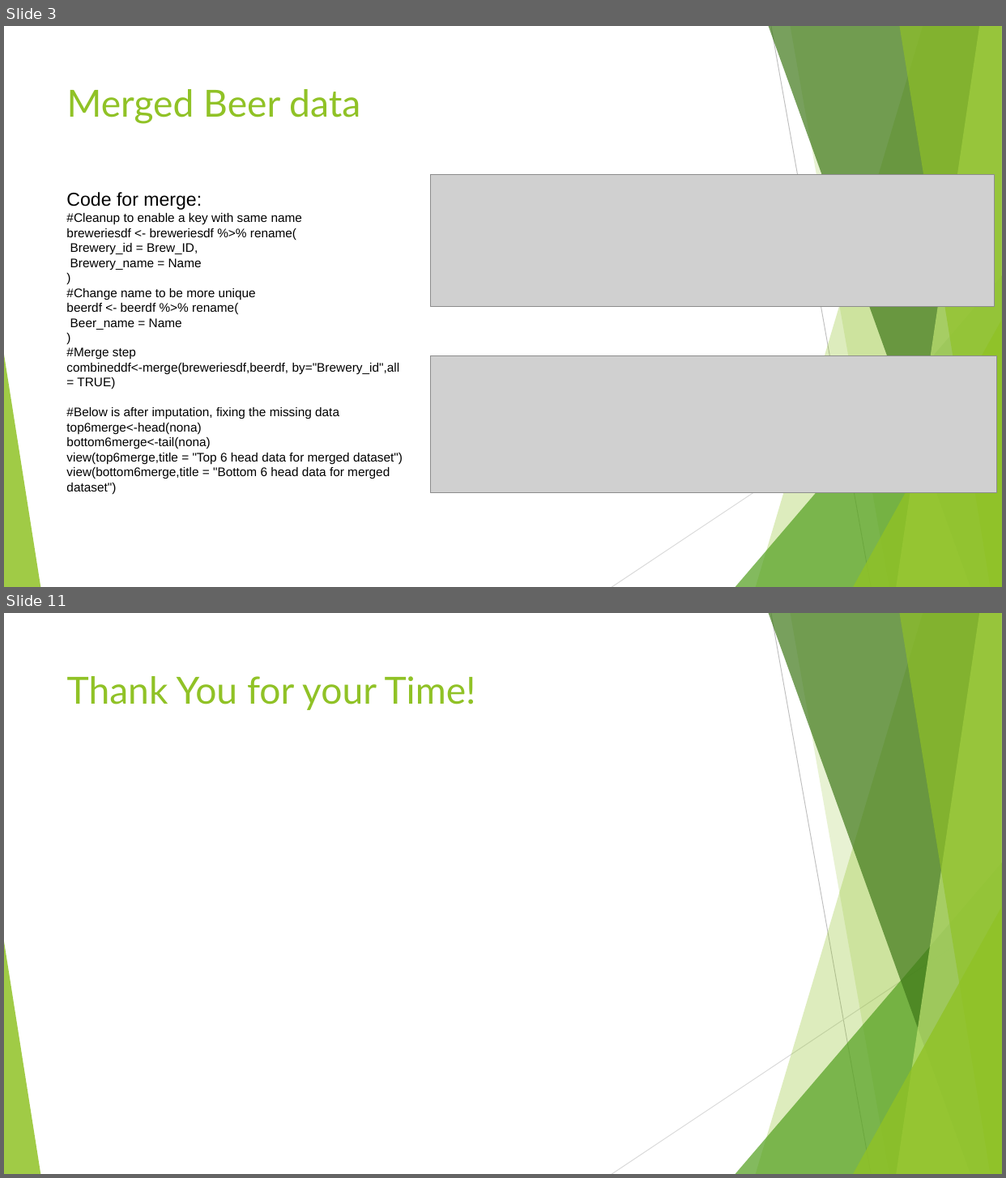
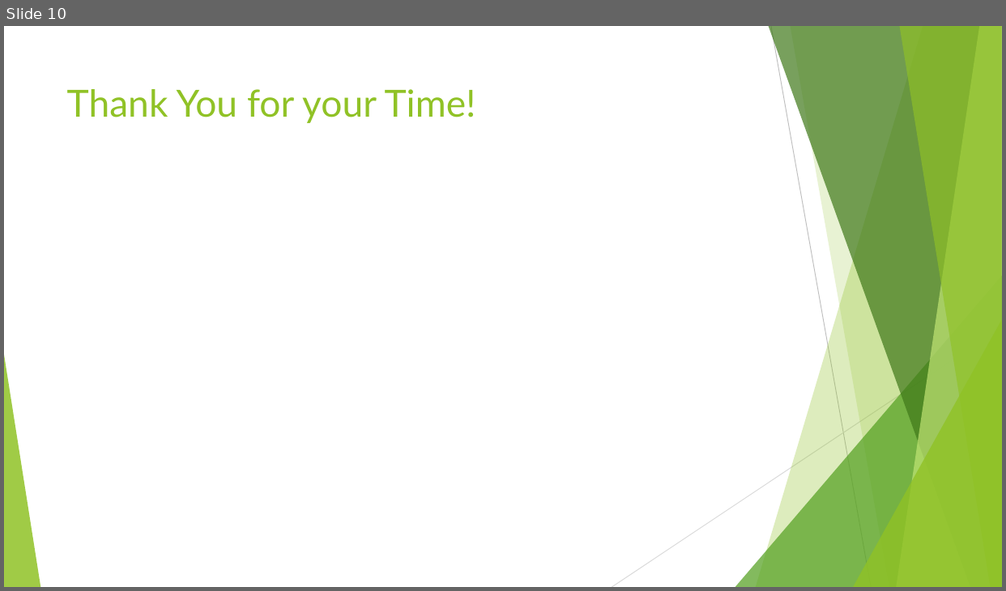
Before and after one commit to malcolmccarlson/DDS-CaseStudy1, a slide deck: MalcolmCarlsonBeerDataEDA.DDS6306.pptx. Shown one above the other, each under a label of ours: slides 3 and 11 before the commit, slide 10 after it; the slides between them are not shown. The pictures are 1006x1178 and 1006x591 pixels, drawn with LibreOffice and Linux fonts; fonts in the diff are those of the drawing; grey boxes stand for pictures. Boxes give left, top, right and bottom in pixels: in the first picture for what was removed or moved away, otherwise in the second. Text is boxed around its words. In the diff, an @@ line names an element or a change of style, - is before the commit and + after.

```diff
--- a/MalcolmCarlsonBeerDataEDA.DDS6306.pptx
+++ b/MalcolmCarlsonBeerDataEDA.DDS6306.pptx
@@ slide 3 removed at [4,26,1002,587], background #FFFFFF; not listed: 10 template elements that a slide beside it also shows @@
@@ title removed at [67,89,360,124] @@
-Merged Beer data
@@ text removed at [66,192,403,494] @@
-Code for merge:
-#Cleanup to enable a key with same name
-breweriesdf <- breweriesdf %>% rename(
-Brewery_id = Brew_ID,
-Brewery_name = Name
-)
-#Change name to be more unique
-beerdf <- beerdf %>% rename(
-Beer_name = Name
-)
-#Merge step
-combineddf<-merge(breweriesdf,beerdf, by="Brewery_id",all = TRUE)
-#Below is after imputation, fixing the missing data
-top6merge<-head(nona)
-bottom6merge<-tail(nona)
-view(top6merge,title = "Top 6 head data for merged dataset")
-view(bottom6merge,title = "Bottom 6 head data for merged dataset")
@@ picture removed at [431,175,995,307] @@
@@ picture removed at [431,356,997,493] @@
@@ what was slide 11 is now slide 10 @@
```
Also in this commit, not shown: 7 slides changed, 2 slides added, 2 other slides removed, 1 other file.
